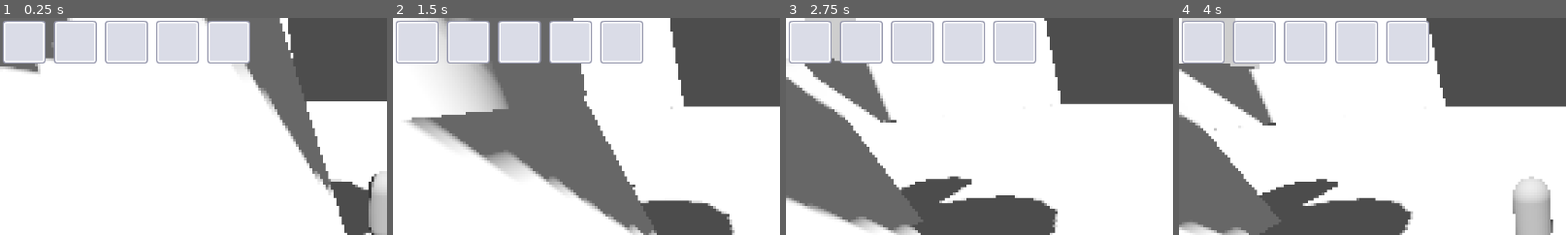
Above: before the commit, frames 1-4 (left to right).
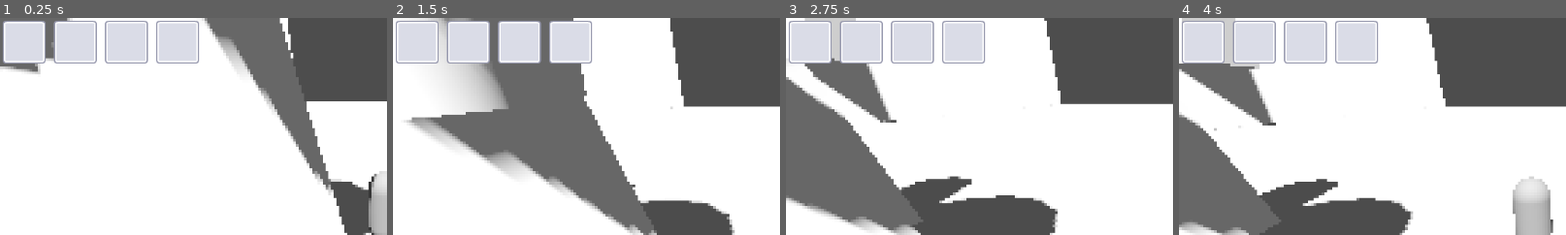
Above: after the commit, the same moments.

Repository: torbenvanassche/PirateSoftwareJam15
Game: Godot game, scene res://scenes/main.tscn
Two runs of this game, one before a commit and one after it. Both use one fixed random seed, a clock stepped at 60 frames per second and the inputs below.
Inputs (mouse positions are % of the whole screen's width and height, from its top left):
- Up to frame 1 (0.25 s): no input
- Up to frame 2 (1.5 s): tap Enter (ui_accept) at 0.5, 0.77 s; move the mouse to (72, 45) at 0.52 s; hold D (right) 0.53-1.25 s; right-click (72, 45) at 0.6 s; click (72, 45) at 0.67 s; drag from (30, 55) to (45, 70) at 1.27 s
- Up to frame 3 (2.75 s): move the mouse to (60, 28) at 2.02 s; hold D (right) from 2.03 s (still down); tap Mouse wheel up (zoom_out) at 2.1 s
- Up to frame 4 (4 s): release D (right) at 2.75 s; drag from (45, 70) to (20, 35) at 2.77 s; move the mouse to (80, 65) at 3.52 s; hold A (left) from 3.53 s (still down); tap Mouse wheel down (zoom_in) at 3.6 s; tap Enter (ui_accept) at 3.77 s
The pictures show only the part of the screen within x 0-50%, y 0-50%; the shares and areas given below are measured in that part.

The runs differ from the first frame. In frame 1, 1.9% of the frame differs, in the area x 53-65%, y 1-21%; in frame 2, 1.9%; in frame 3, 1.9%; in frame 4, 1.9%.

Commit message:
added ui help controls

Diff:
--- /dev/null
+++ b/GameProject/inventory/stylebox/no_style.tres
@@ -0,0 +1,3 @@
+[gd_resource type="StyleBoxEmpty" format=3 uid="uid://bjrf7r7vfkvox"]
+
+[resource]
--- a/GameProject/scenes/character.tscn
+++ b/GameProject/scenes/character.tscn
@@ -20,5 +20,5 @@
 
 [node name="inventory" type="Node" parent="."]
 script = ExtResource("2_pnb6b")
-unlocked_slots = 5
-max_slots = 5
+unlocked_slots = 4
+max_slots = 16
--- /dev/null
+++ b/GameProject/themes/main_theme.tres
@@ -0,0 +1,8 @@
+[gd_resource type="Theme" load_steps=2 format=3 uid="uid://db81p7xt2bkuk"]
+
+[ext_resource type="FontFile" uid="uid://wwdgbviudmnu" path="res://fonts/pixelart.ttf" id="1_6twr5"]
+
+[resource]
+default_font_size = 16
+Label/colors/font_color = Color(0, 0, 0, 1)
+Label/fonts/font = ExtResource("1_6twr5")
--- a/GameProject/utils/scene_management/scene_manager.gd
+++ b/GameProject/utils/scene_management/scene_manager.gd
@@ -3,6 +3,7 @@
 
 @export var scenes: Array[SceneInfo];
 @export var initial_scene: SceneInfo;
+@export var ui_root: CanvasLayer;
 static var instance: SceneManager;
 var game_loaded_timestamp: Dictionary;
 
@@ -36,7 +37,10 @@
 			return scene_info.node;
 		else:
 			var node = scene_info.packed_scene.instantiate();
-			add_child(node)
+			if scene_info.is_ui:
+				ui_root.add_child(node)
+			else:
+				add_child(node)
 			scene_info.node = node
 			return node;
 	else:
Binary file added: GameProject/fonts/pixelart.ttf
Not shown, added: GameProject/fonts/pixelart.ttf.import
Binary file added: GameProject/sprites/Cross1.png
Not shown, added: GameProject/sprites/Cross1.png.import
